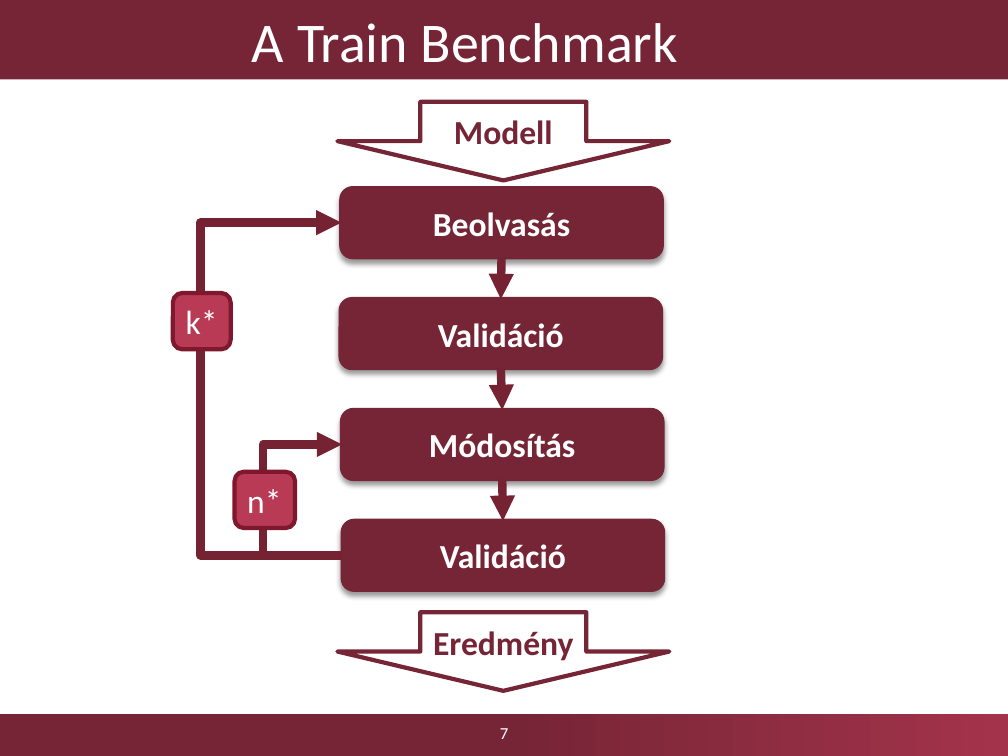
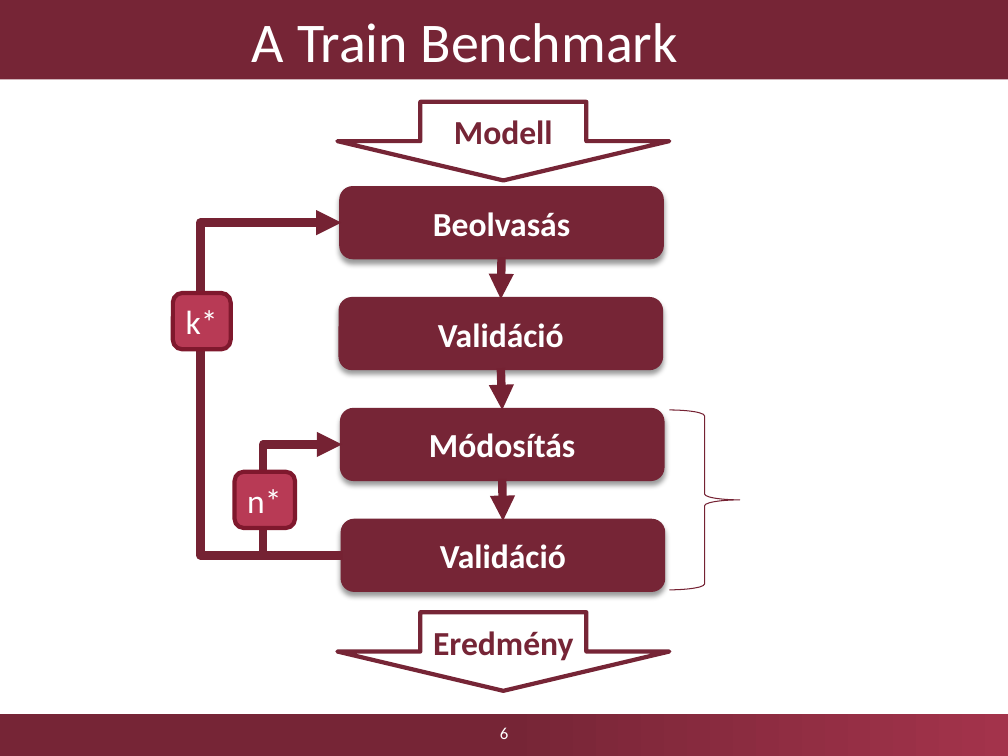
Before and after one commit to Kreestof/szakdolgozat-presentation, a slide deck: slide 6 of Dobosy_Kristof_szakdolgozat_2017_GraphEngine_0.pptx (slide 7 before the commit). Drawn at 1008x756 pixels with LibreOffice and Linux fonts; fonts in the diff are those of the drawing; background and template pictures are left out. Boxes give left, top, right and bottom in pixels: in the first picture for what was removed or moved away, otherwise in the second. Text is boxed around its words. In the diff, an @@ line names an element or a change of style, - is before the commit and + after.

```diff
--- a/Dobosy_Kristof_szakdolgozat_2017_GraphEngine_0.pptx
+++ b/Dobosy_Kristof_szakdolgozat_2017_GraphEngine_0.pptx
@@ right brace added at [669, 410, 740, 590], outline #752234 0.75 pt @@
@@ page number at [500, 727, 508, 739]: text changed @@
-7
+6
```
Also in this commit, not shown: 7 other slides changed, 1 other file.
